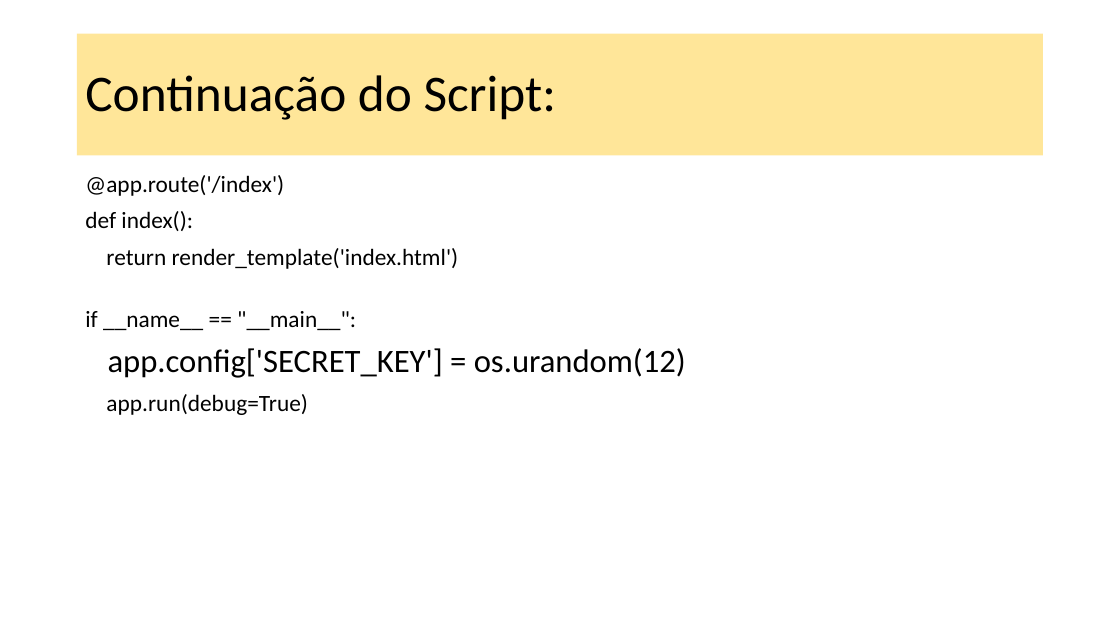
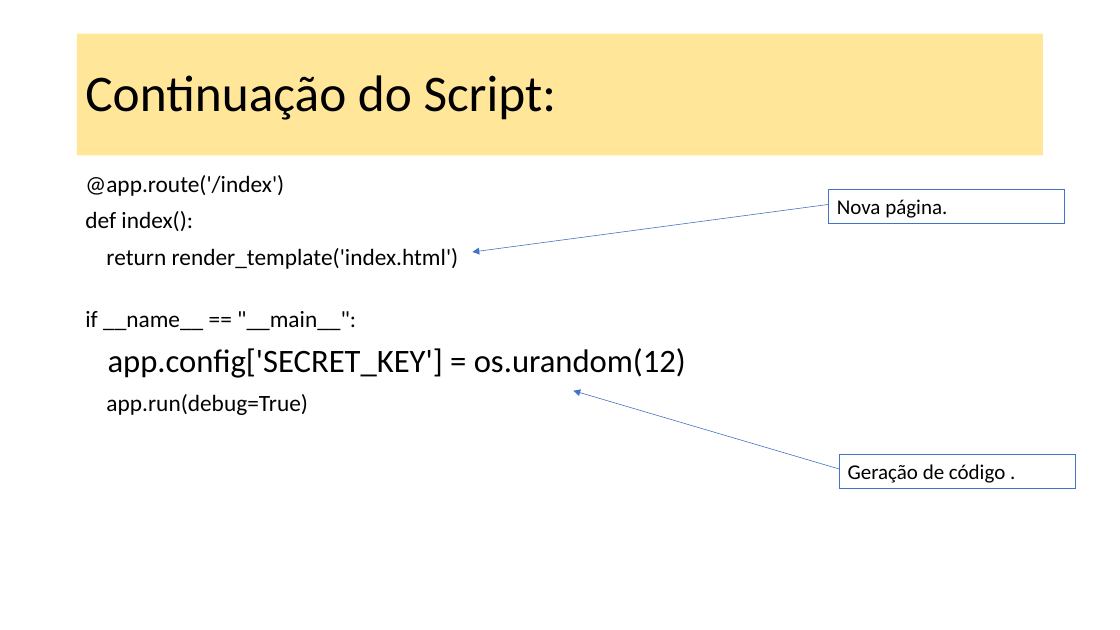
Before and after one commit to dourivaljunior/Curso-de-Flask, a slide deck: slide 4 of Aula 06 Flask.pptx. Drawn at 1120x630 pixels with LibreOffice and Linux fonts; fonts in the diff are those of the drawing. Boxes give left, top, right and bottom in pixels: in the first picture for what was removed or moved away, otherwise in the second. Text is boxed around its words. In the diff, an @@ line names an element or a change of style, - is before the commit and + after.

```diff
--- a/Aula 06 Flask.pptx
+++ b/Aula 06 Flask.pptx
@@ arrow added from (828, 204) to (472, 252), #4472C4 0.5 pt @@
@@ rectangle added at (828, 190, 1065, 223), outline #4472C4 0.75 pt, 18 pt, text #000000 @@
+Nova página.
@@ arrow added from (839, 469) to (574, 391), #4472C4 0.5 pt @@
@@ rectangle added at (839, 455, 1075, 488), outline #4472C4 0.75 pt, 18 pt, text #000000 @@
+Geração de código .
```
Also in this commit, not shown: 15 other slides changed, 6 slides added, 1 slide removed, 1 other file.
